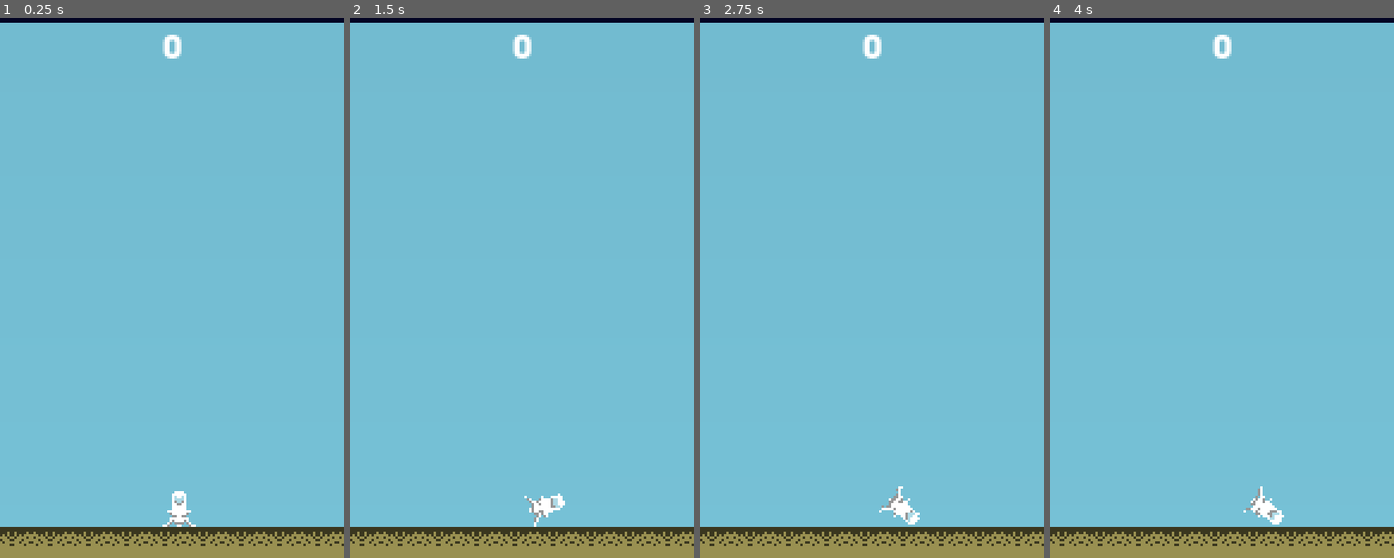
Above: before the commit, frames 1-4 (left to right).
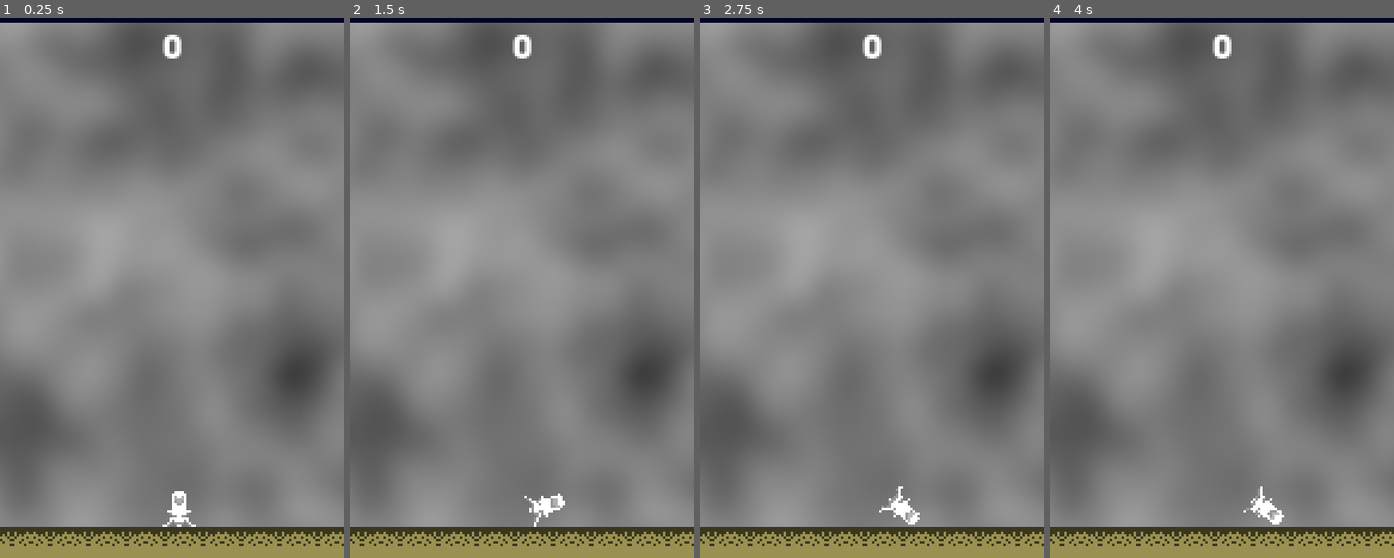
Above: after the commit, the same moments.

Repository: OddvarLookus/PlanetRush
Game: Godot game, scene res://Scenes/GameScene.tscn
The game is run twice, just before and just after one commit, with the same random seed, the same clock (stepped at 60 frames per second) and the same inputs. The project has no main scene, so this scene is started directly.
Inputs:
- Up to frame 1 (0.25 s): no input
- Up to frame 2 (1.5 s): tap Enter at 0.5 s; hold D (right) 0.53-1.28 s; hold A (left) from 1.28 s (still down)
- Up to frame 3 (2.75 s): release A (left) at 2.03 s; hold D (right) from 2.03 s (still down)
- Up to frame 4 (4 s): release D (right) at 2.78 s; hold W (accelerate) 2.78-3.53 s; hold A (left) from 3.53 s (still down)

The runs differ from the first frame. In frame 1, 93% of the frame differs, in the area x 0-100%, y 0-95%; in frame 2, 93%; in frame 3, 93%; in frame 4, 93%.

Commit message:
imagesaver

Diff:
--- /dev/null
+++ b/Data/EditorUtilities/imageSaver.gd
@@ -0,0 +1,49 @@
+tool
+extends Sprite
+
+
+export (bool) var save_image_input = false setget save_image
+
+
+
+func save_image(_sv_im : bool):
+	save_image_input = _sv_im
+	if(Engine.editor_hint):
+		if(_sv_im == true):
+
+			get_num_files("res://Data/BG/NoiseTextures/")
+			var num_name : String = str(get_num_files("res://Data/BG/NoiseTextures/"))
+			var img : Image = texture.get_data()
+
+			img.save_png("res://Data/BG/NoiseTextures/" + "noiseTex" + num_name + ".png")
+
+			save_image_input = false
+			property_list_changed_notify()
+
+			pass
+
+		pass
+
+	pass
+
+func get_num_files(dir_path : String) -> int:
+
+	var numfiles : int = 0
+	var dir : Directory = Directory.new()
+
+	if(dir.open(dir_path) == OK):
+
+		dir.list_dir_begin(true, true)
+		while true:
+			var file_name : String = dir.get_next()
+			if(file_name == ""):
+				break
+			else:
+				numfiles += 1
+
+
+
+	print(numfiles)
+	return numfiles
+
+	pass
--- a/Scenes/Game0.tscn
+++ b/Scenes/Game0.tscn
@@ -20,6 +20,7 @@
 [ext_resource path="res://Data/fonts/Text mat 2.tres" type="Material" id=18]
 [ext_resource path="res://Data/BG/palette_sky.png" type="Texture" id=19]
 [ext_resource path="res://Data/Sounds/triple danger.wav" type="AudioStream" id=20]
+[ext_resource path="res://Data/EditorUtilities/imageSaver.gd" type="Script" id=21]
 
 [sub_resource type="DynamicFont" id=1]
 size = 14
@@ -69,6 +70,18 @@
 
 [sub_resource type="RectangleShape2D" id=12]
 extents = Vector2( 137, 8 )
+
+[sub_resource type="OpenSimplexNoise" id=13]
+seed = 6
+period = 53.6
+persistence = 0.571
+lacunarity = 1.72
+
+[sub_resource type="NoiseTexture" id=14]
+width = 256
+height = 256
+seamless = true
+noise = SubResource( 13 )
 
 [node name="Game0" type="Node"]
 
@@ -241,4 +254,10 @@
 position = Vector2( -2, 1 )
 shape = SubResource( 12 )
 
+[node name="clouds" type="Sprite" parent="."]
+position = Vector2( 71, 126 )
+z_index = -9
+texture = SubResource( 14 )
+script = ExtResource( 21 )
+
 [connection signal="timeout" from="HazardsSpawner/check timers timer" to="HazardsSpawner" method="check_timers"]
Not shown: 1 places in Scenes/Game0.tscn that only renumber resources
